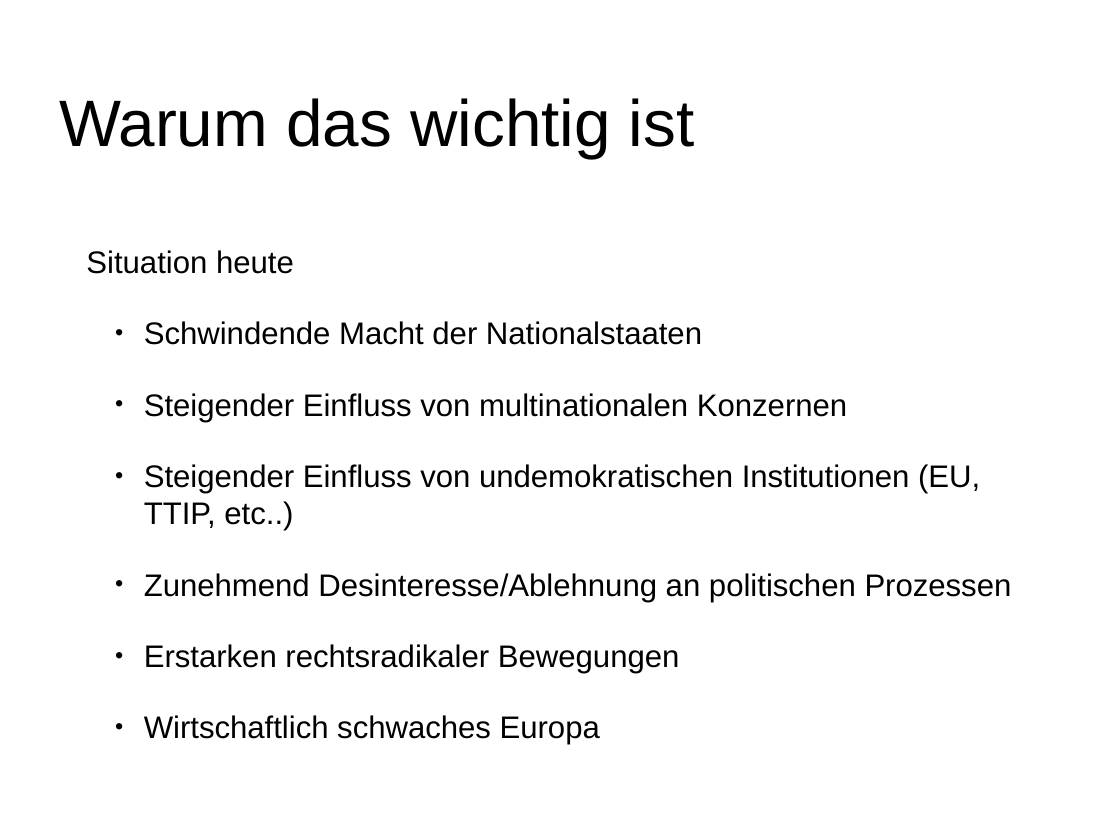
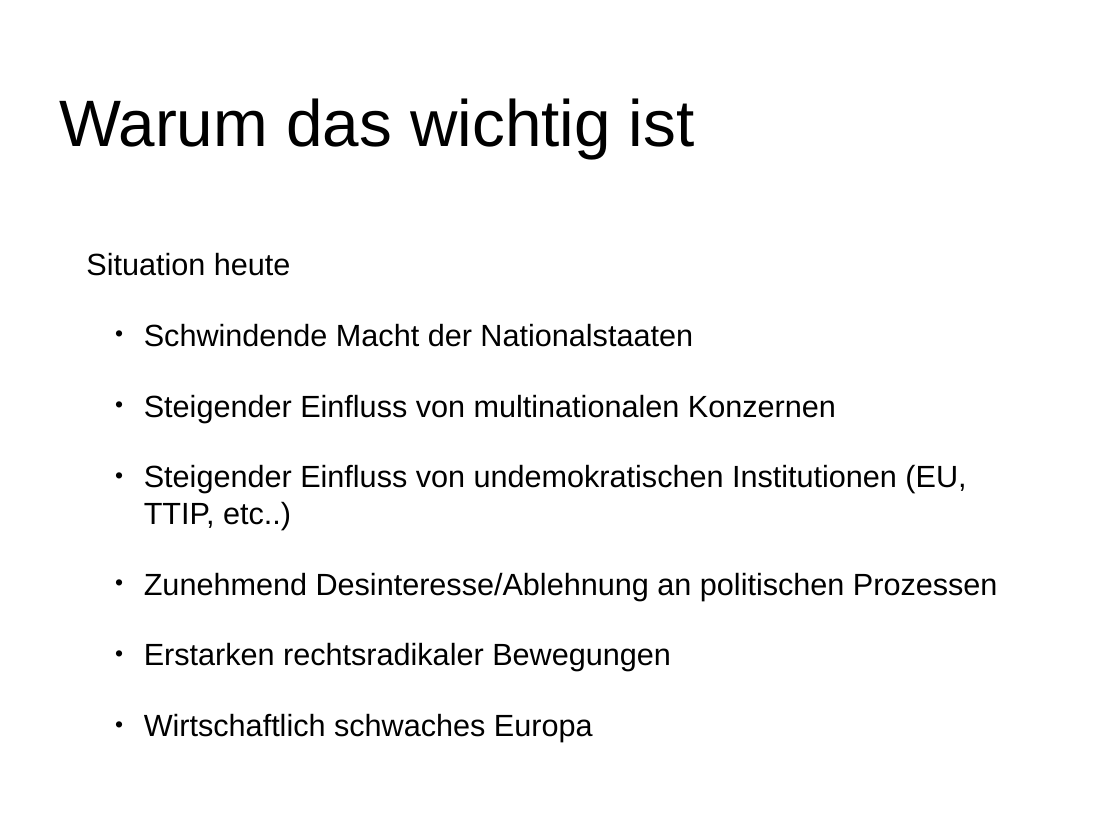
Before and after one commit to emufreak/Diem25-Documents, a slide deck: slide 4 of Diem25 Introduction DE.pptx. Drawn at 1120x840 pixels with LibreOffice and Linux fonts; fonts in the diff are those of the drawing; background and template pictures are left out. Boxes give left, top, right and bottom in pixels: in the first picture for what was removed or moved away, otherwise in the second. Text is boxed around its words. In the diff, an @@ line names an element or a change of style, - is before the commit and + after.

```diff
--- a/Diem25 Introduction DE.pptx
+++ b/Diem25 Introduction DE.pptx
@@ text "Situation heute" at <box>86,252,998,742</box>: size 28.5 to 28 pt @@
```
Also in this commit, not shown: 6 other slides changed, 3 other files.
